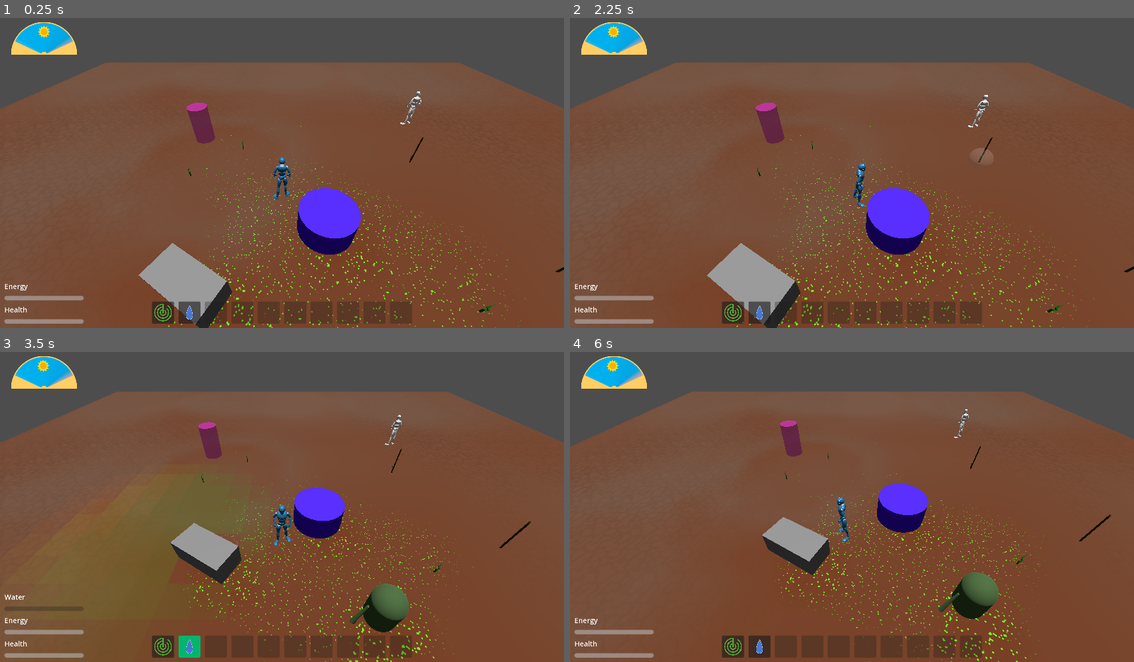
Above: before the commit, frames 1-4 (two rows, left to right).
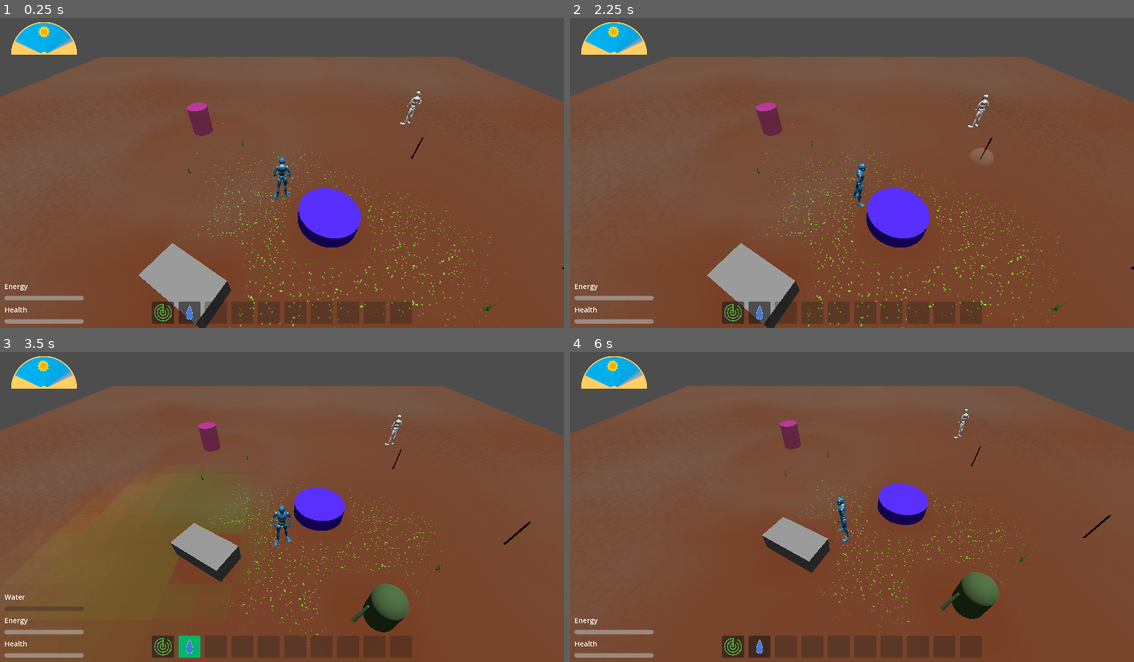
Above: after the commit, the same moments.

Repository: CapsCollective/sunflower
Game: Godot game, scene res://assets/common/scenes/game_world.tscn
The game is run twice, just before and just after one commit, with the same random seed, the same clock (stepped at 60 frames per second) and the same inputs.
Inputs (mouse positions are in pixels of both pictures, inside the frame that each line leads up to):
- Up to frame 1 (0.25 s): no input
- Up to frame 2 (2.25 s): click (733, 312) at 0.5 s; click (761, 312) at 1.27 s; tap Enter at 2 s; move the mouse to (976, 154) at 2.02 s; press the mouse at (976, 154) at 2.03 s; hold D (move_right) from 2.03 s (still down)
- Up to frame 3 (3.5 s): tap Space at 2.75 s; move the mouse to (169, 519) at 2.77 s; release D (move_right) at 2.78 s; release the mouse at (169, 519) at 2.78 s; hold S (move_back) from 2.78 s (still down); tap Mouse wheel down (mouse_wheel_down) at 2.85 s
- Up to frame 4 (6 s): move the mouse to (908, 432) at 3.52 s; release S (move_back) at 3.53 s; hold D (move_right) 3.53-4.28 s; tap Mouse wheel up (mouse_wheel_up) at 3.6, 5.85 s; move the mouse to (823, 565) at 4.27 s; hold W (move_forward) 4.28-5.03 s; click (823, 565) at 4.35 s; tap Enter at 5 s; move the mouse to (1021, 550) at 5.02 s; hold A (move_left) from 5.03 s (still down); tap Mouse wheel down (mouse_wheel_down) at 5.1 s; move the mouse to (682, 457) at 5.77 s

The runs differ from the first frame. In frame 1, 4.0% of the frame differs, in the area x 0-100%, y 12-100%; in frame 2, 4.0%; in frame 3, 3.6%; in frame 4, 3.6%.

Commit message:
fix grid cell alignment

Diff:
--- a/assets/common/scripts/game_manager.gd
+++ b/assets/common/scripts/game_manager.gd
@@ -111,7 +111,7 @@
 	var grid_attr_image: Image = Image.create(grid.width, grid.height, true, Image.FORMAT_RGBA8)
 	for x in range(lower_bounds.x, upper_bounds.x):
 		for y in range(lower_bounds.y, upper_bounds.y):
-			var color = Color.TRANSPARENT
+			var color = Color(1,1,0)
 			var point = Vector2i(x,y)
 			if not grid.disabled_cells.has(point):
 				var val = soil_attrs[point]
@@ -159,8 +159,12 @@
 	else:
 		change_energy(10)
 		change_health(5)
-
-	# Update Soil Attributes for all Crops
+	update_crops()
+	plant_weeds()
+	Savegame.save_file()
+	day_incremented.emit()
+
+func update_crops():
 	for zone_id in Savegame.zones.crops:
 		for crop_cell in Savegame.zones.crops[zone_id]:
 			var crop_entry = get_crops_in_zone(zone_id)[crop_cell]
@@ -179,7 +183,7 @@
 					if attr.change != 0:
 						update_grid_attribute(zone_id, crop_cell, attr.attribute, attr.change, crop_details.effect_radius, crop_details.planting_radius / crop_details.effect_radius)
 
-	# Plant weeds in available locations
+func plant_weeds():
 	for zone_id in Savegame.zones.soil_attrs:
 		for grid_cell in Savegame.zones.soil_attrs[zone_id]:
 			if get_crop_health(zone_id, grid_cell, "weed") > 0.75:
@@ -193,8 +197,6 @@
 						continue
 				if valid and RandomNumberGenerator.new().randf() < 0.2:
 					plant_crop("weed", grid_cell)
-	Savegame.save_file()
-	day_incremented.emit()
 
 func get_crop_health(zone_id: String, cell: Vector2i, seed_id: String) -> float:
 	var cell_attrs = get_soil_attrs_for_zone(zone_id).get(cell, {})
@@ -300,6 +302,8 @@
 
 func change_health(change: int):
 	Savegame.player.health += change
+	if Savegame.player.health > 100:
+		Savegame.player.health = 100
 	health_changed.emit()
 
 func change_energy(change: int):
@@ -307,9 +311,8 @@
 	if Savegame.player.energy > 100:
 		Savegame.player.energy = 100
 	if Savegame.player.energy < 0:
-		Savegame.player.health += Savegame.player.energy
+		change_health(Savegame.player.energy)
 		Savegame.player.energy = 0
-		health_changed.emit()
 	energy_changed.emit()
 
 func set_water(value: int):
--- a/assets/content/zones/main_zone.tscn
+++ b/assets/content/zones/main_zone.tscn
@@ -98,6 +98,7 @@
 collision_layer = 3
 
 [node name="MeshInstance3D" type="MeshInstance3D" parent="NavigationRegion3D/Ground"]
+transform = Transform3D(1, 0, 0, 0, 1, 0, 0, 0, 1, -0.5, 0.5, -0.5)
 mesh = SubResource("PlaneMesh_a3dwu")
 skeleton = NodePath("../../..")
 surface_material_override/0 = SubResource("ShaderMaterial_i2n1e")
